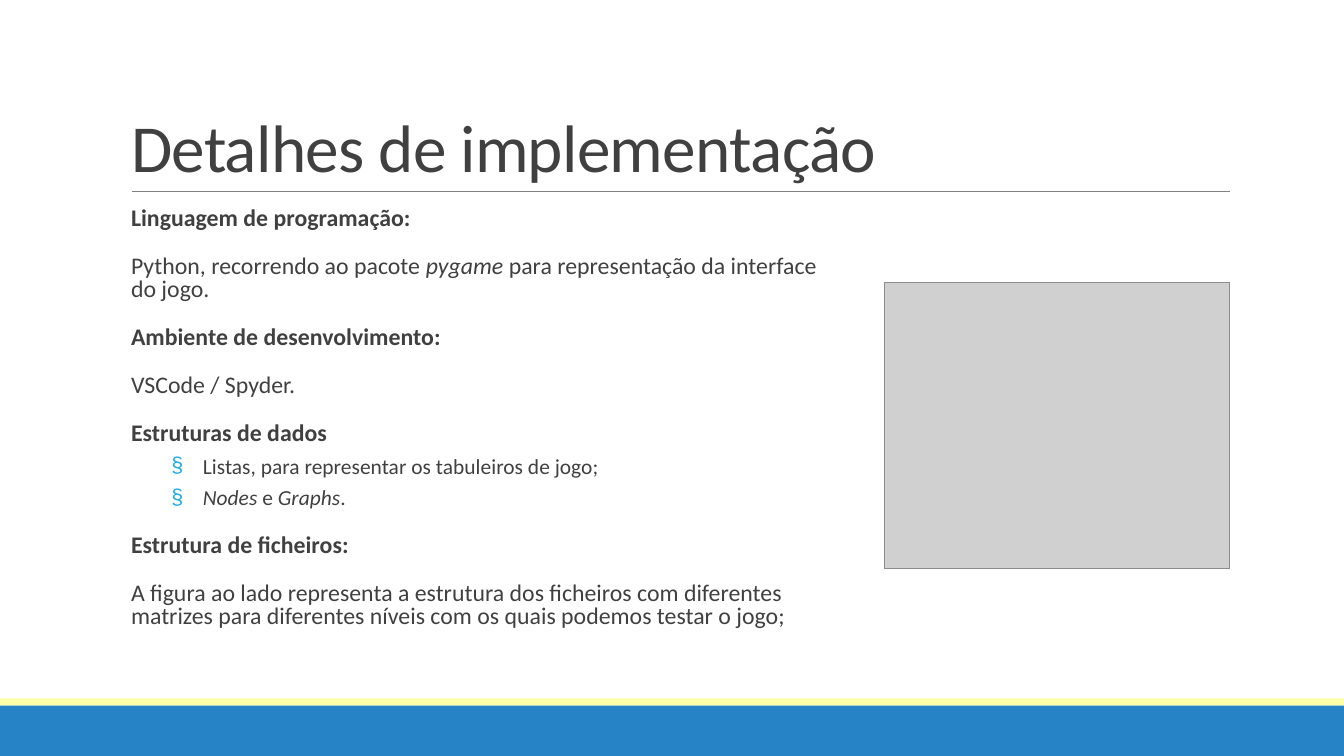
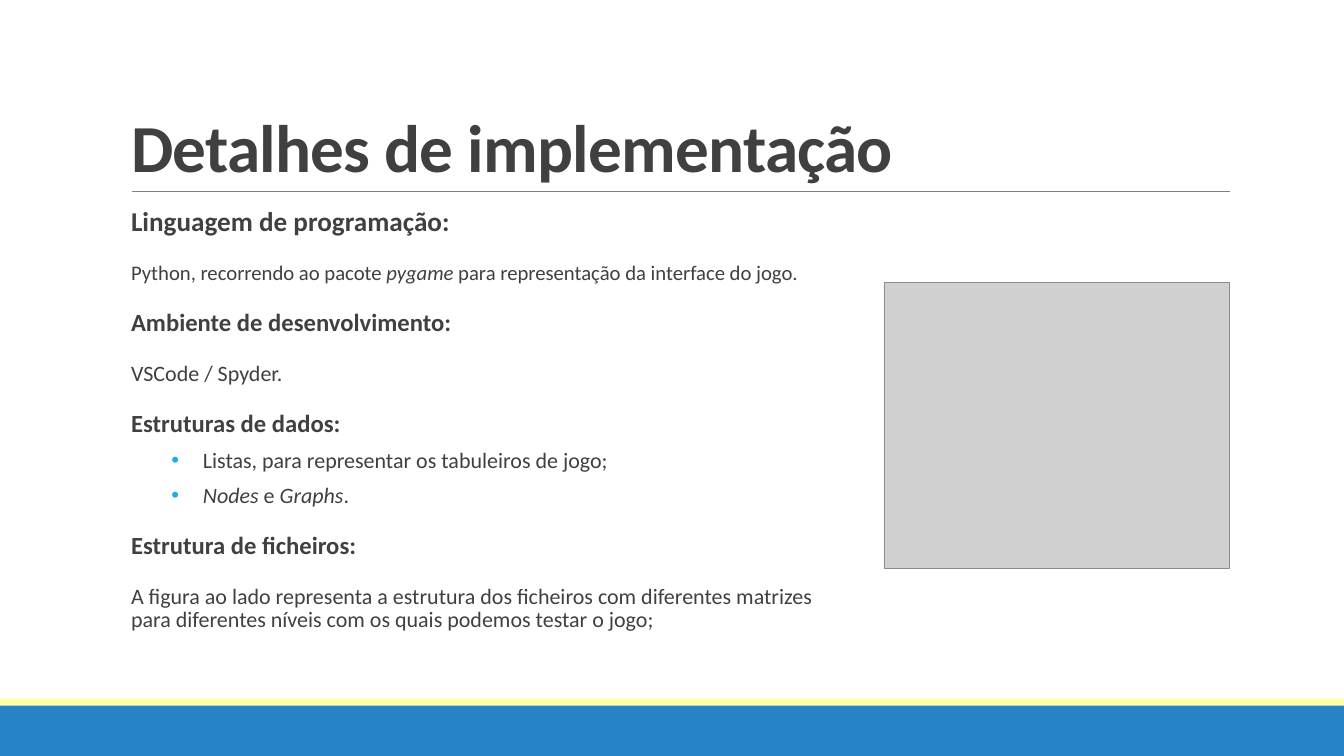
Before and after one commit to pedrovponte/IART-g39, a slide deck: slide 7 of docs/finalpresentation.pptx (slide 6 before the commit). Drawn at 1344x756 pixels with LibreOffice and Linux fonts; fonts in the diff are those of the drawing; grey boxes stand for pictures. Boxes give left, top, right and bottom in pixels: in the first picture for what was removed or moved away, otherwise in the second. Text is boxed around its words. In the diff, an @@ line names an element or a change of style, - is before the commit and + after.

```diff
--- a/docs/finalpresentation.pptx
+++ b/docs/finalpresentation.pptx
@@ title "Detalhes de implementação" at <box>131,125,894,184</box>: bold on @@
@@ text at <box>131,212,812,631</box>: size 17 to 19.4 pt in "Linguagem de programação:"; size 17 to 14.8 pt in "Python, recorrendo ao pacote pygame para representação ..."; size 17 to 17.6 pt in "Ambiente de desenvolvimento:", "Estrutura de ficheiros:"; size 17 to 15.7 pt in "VSCode / Spyder.", "A figura ao lado representa a estrutura ..."; size 15.3 to 15.7 pt in "Listas, para representar os tabuleiros de jogo;", "Nodes e Graphs."; line spacing 0.8 to 0.9; bullet § to • @@
@@ text at <box>131,414,340,432</box>: text changed; size 17 to 17.6 pt @@
-  Estruturas de dados
+  Estruturas de dados:
```
Also in this commit, not shown: 8 other slides changed, 1 slide added, 3 other files.
